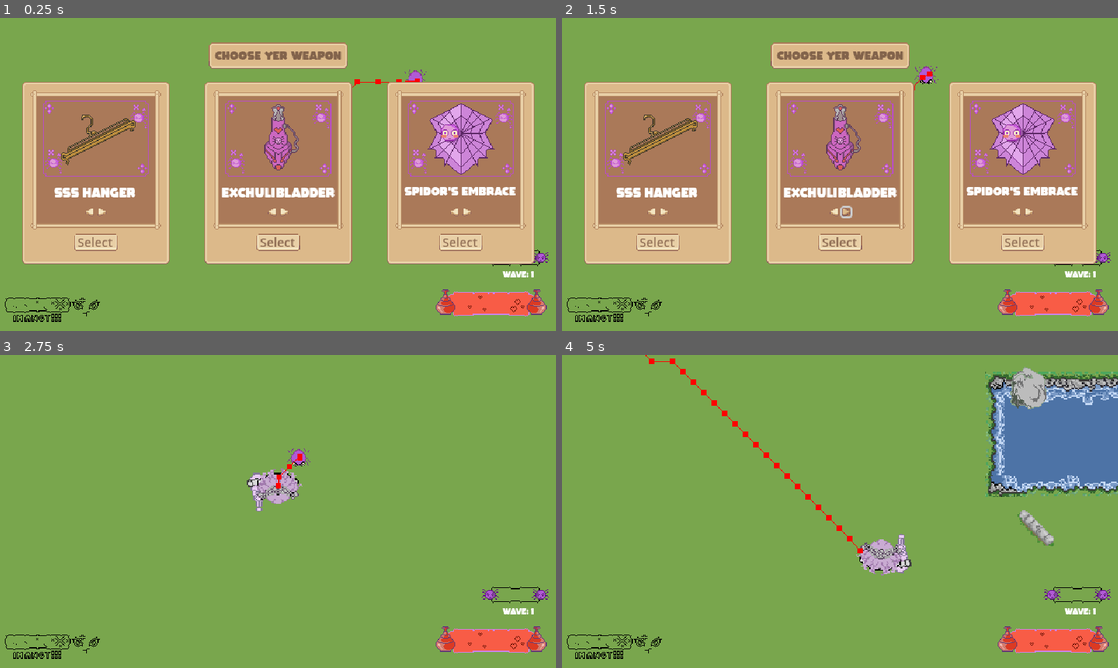
Above: before the commit, frames 1-4 (two rows, left to right).
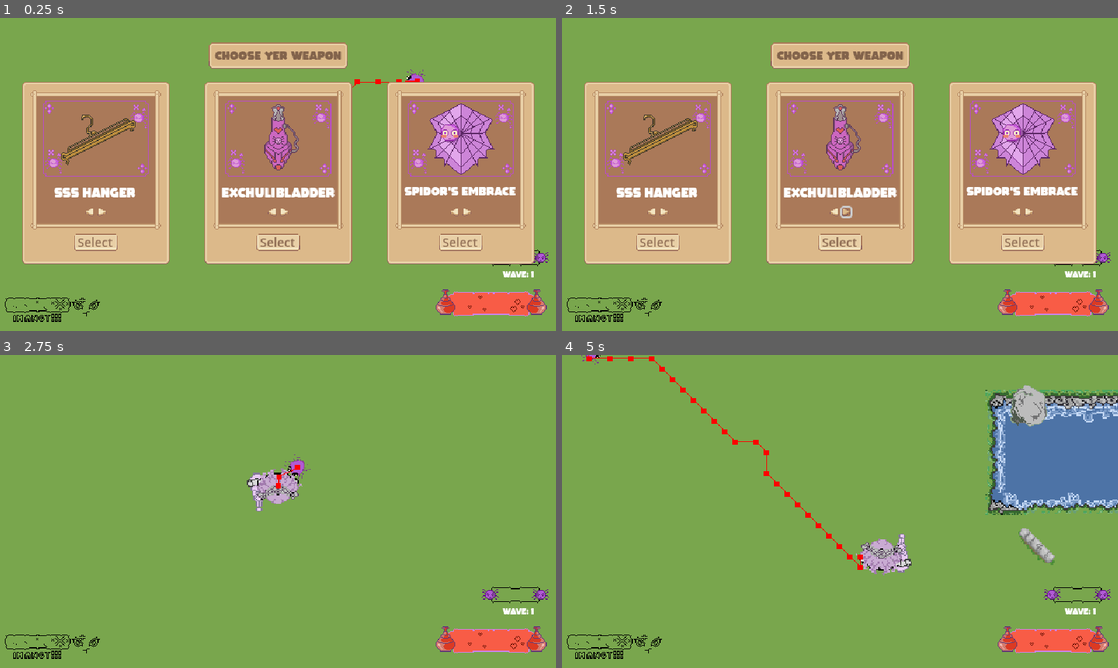
Above: after the commit, the same moments.

Repository: the-kureitibu/buckosGoneNutsGame
Game: Godot game, scene res://scenes/Scenes/level.tscn
Same seed, same stepped clock (60 frames per second), same inputs: the game is played once before the commit and once after it.
Inputs (mouse positions are in pixels of both pictures, inside the frame that each line leads up to):
- Up to frame 1 (0.25 s): no input
- Up to frame 2 (1.5 s): click (834, 212) at 0.52 s; click (845, 212) at 1.27 s
- Up to frame 3 (2.75 s): click "Select" at 2 s
- Up to frame 4 (5 s): move the mouse to (962, 495) at 2.77 s; hold D (right) 2.78-3.53 s; tap W (top) at 2.85, 3.6, 4.35 s; move the mouse to (728, 527) at 3.52 s; hold S (down) 3.53-4.28 s; move the mouse to (895, 442) at 4.27 s; hold D (right) from 4.28 s (still down)

The runs differ from the first frame. In frame 1, less than 0.1% of the frame differs, in the area x 72-77%, y 16-21%; in frame 2, 0.1%; in frame 3, 0.2%; in frame 4, 7.4%, in the area x 3-100%, y 0-71%.

Commit message:
Added dash as an attack to Bucko/Updated ReadME

Diff:
--- a/scenes/Scenes/bucko.gd
+++ b/scenes/Scenes/bucko.gd
@@ -1,20 +1,73 @@
 extends CharacterBody2D
 
 var speed = 50
+var can_dash: bool = true
+var is_dashing: bool = false
+var dash_speed_multiplier = 5.0
+
+@export var buckoN: Sprite2D
+@export var buckoD: Sprite2D
 @export var target_dir: Node2D
 @onready var nav_agent := $NavigationAgent2D as NavigationAgent2D
+
+
 
 func _ready() -> void:
 	pass
 
-func _physics_process(_delta: float) -> void:
-	var direction = to_local(nav_agent.get_next_path_position()).normalized()
+func object_visibility(object):
+	if object.visible == true:
+		object.visible = false
+	else:
+		object.visible = true
 
-	velocity = direction * speed
+func _physics_process(_adelta: float) -> void:
+	#var direction = to_local(nav_agent.get_next_path_position()).normalized()
+
+	var next_path_position = nav_agent.get_next_path_position()
+	var direction = (next_path_position - global_position).normalized()
+
+	if is_dashing:
+		velocity = direction * speed * dash_speed_multiplier
+	else:
+		velocity = direction * speed
+
+	if direction != Vector2.ZERO:
+		if is_dashing:
+			$AnimationPlayer.play("bucko_dash")
+		else:
+			$AnimationPlayer.play("bucko_walk")
+
 	move_and_slide()
+	look_at(next_path_position)
 
 func make_path():
-	nav_agent.target_position = target_dir.global_position
+	if target_dir and target_dir.is_inside_tree():
+		nav_agent.target_position = target_dir.global_position
+	else:
+		print("Warning: target_dir is not valid or not in the scene tree.")
 
 func _on_locate_timer_timeout() -> void:
 	make_path()
+
+
+
+func _on_area_2d_body_entered(_body: Node2D) -> void:
+
+	if can_dash:
+		is_dashing = true
+		object_visibility(buckoD)
+		object_visibility(buckoN)
+		can_dash = false
+		$DashDisableTimer.start()
+
+
+func _on_dash_disable_timer_timeout() -> void:
+	$DashEnableTimer.start()
+	object_visibility(buckoN)
+	object_visibility(buckoD)
+	is_dashing = false
+
+func _on_dash_enable_timer_timeout() -> void:
+	can_dash = true
+	print('can dash again')
--- a/scenes/Scenes/bucko.tscn
+++ b/scenes/Scenes/bucko.tscn
@@ -1,22 +1,107 @@
-[gd_scene load_steps=4 format=3 uid="uid://8j44qxvxmtgy"]
+[gd_scene load_steps=9 format=3 uid="uid://8j44qxvxmtgy"]
 
-[ext_resource type="Texture2D" uid="uid://i0opbi3tfwtr" path="res://Assets/Enemies/bucko_base.png" id="1_bs8vt"]
 [ext_resource type="Script" uid="uid://c8xsk2cowyilq" path="res://scenes/Scenes/bucko.gd" id="1_p48ci"]
+[ext_resource type="Texture2D" uid="uid://bpu5h32y5tk2h" path="res://Assets/Enemies/buckos_animation_sprite.png" id="2_p48ci"]
 
 [sub_resource type="CircleShape2D" id="CircleShape2D_p48ci"]
 radius = 5.0
 
-[node name="Bucko" type="CharacterBody2D"]
+[sub_resource type="CircleShape2D" id="CircleShape2D_i3jya"]
+radius = 95.0474
+
+[sub_resource type="Animation" id="Animation_i3jya"]
+resource_name = "bucko_walk"
+length = 1.2
+tracks/0/type = "value"
+tracks/0/imported = false
+tracks/0/enabled = true
+tracks/0/path = NodePath(".:frame")
+tracks/0/interp = 1
+tracks/0/loop_wrap = true
+tracks/0/keys = {
+"times": PackedFloat32Array(0.0333333, 0.25, 0.5, 0.75),
+"transitions": PackedFloat32Array(1, 1, 1, 1),
+"update": 1,
+"values": [0, 1, 2, 3]
+}
+
+[sub_resource type="Animation" id="Animation_uwvkr"]
+length = 0.001
+tracks/0/type = "value"
+tracks/0/imported = false
+tracks/0/enabled = true
+tracks/0/path = NodePath(".:frame")
+tracks/0/interp = 1
+tracks/0/loop_wrap = true
+tracks/0/keys = {
+"times": PackedFloat32Array(0),
+"transitions": PackedFloat32Array(1),
+"update": 1,
+"values": [0]
+}
+tracks/1/type = "value"
+tracks/1/imported = false
+tracks/1/enabled = true
+tracks/1/path = NodePath("../BuckoDash:frame")
+tracks/1/interp = 1
+tracks/1/loop_wrap = true
+tracks/1/keys = {
+"times": PackedFloat32Array(0),
+"transitions": PackedFloat32Array(1),
+"update": 1,
+"values": [0]
+}
+
+[sub_resource type="Animation" id="Animation_yyfdn"]
+resource_name = "bucko_dash"
+length = 1.2
+tracks/0/type = "value"
+tracks/0/imported = false
+tracks/0/enabled = true
+tracks/0/path = NodePath("../BuckoDash:frame")
+tracks/0/interp = 1
+tracks/0/loop_wrap = true
+tracks/0/keys = {
+"times": PackedFloat32Array(0, 0.25, 0.5, 0.75),
+"transitions": PackedFloat32Array(1, 1, 1, 1),
+"update": 1,
+"values": [0, 1, 2, 3]
+}
+
+[sub_resource type="AnimationLibrary" id="AnimationLibrary_g05l4"]
+_data = {
+&"RESET": SubResource("Animation_uwvkr"),
+&"bucko_dash": SubResource("Animation_yyfdn"),
+&"bucko_walk": SubResource("Animation_i3jya")
+}
+
+[node name="Bucko" type="CharacterBody2D" node_paths=PackedStringArray("buckoN", "buckoD")]
 collision_layer = 2
 collision_mask = 31
 motion_mode = 1
 wall_min_slide_angle = 0.0
 script = ExtResource("1_p48ci")
+buckoN = NodePath("BuckoNorm")
+buckoD = NodePath("BuckoDash")
 
-[node name="Sprite2D" type="Sprite2D" parent="."]
+[node name="BuckoNorm" type="Sprite2D" parent="."]
 position = Vector2(-4.76837e-07, -2.38419e-07)
+rotation = -1.5708
 scale = Vector2(0.316406, 0.328125)
-texture = ExtResource("1_bs8vt")
+texture = ExtResource("2_p48ci")
+hframes = 4
+region_enabled = true
+region_rect = Rect2(0, 191, 256, 62)
+
+[node name="BuckoDash" type="Sprite2D" parent="."]
+visible = false
+position = Vector2(-4.76837e-07, -2.38419e-07)
+rotation = -1.5708
+scale = Vector2(0.316406, 0.328125)
+texture = ExtResource("2_p48ci")
+hframes = 4
+region_enabled = true
+region_rect = Rect2(0, 134, 256, 51)
 
 [node name="CollisionShape2D" type="CollisionShape2D" parent="."]
 shape = SubResource("CircleShape2D_p48ci")
@@ -30,4 +115,30 @@
 wait_time = 0.1
 autostart = true
 
+[node name="DashDisableTimer" type="Timer" parent="."]
+wait_time = 0.3
+one_shot = true
+
+[node name="DashEnableTimer" type="Timer" parent="."]
+wait_time = 5.0
+one_shot = true
+
+[node name="Area2D" type="Area2D" parent="."]
+visible = false
+collision_layer = 2
+monitorable = false
+
+[node name="CollisionShape2D" type="CollisionShape2D" parent="Area2D"]
+shape = SubResource("CircleShape2D_i3jya")
+
+[node name="AnimationPlayer" type="AnimationPlayer" parent="."]
+root_node = NodePath("../BuckoNorm")
+libraries = {
+&"": SubResource("AnimationLibrary_g05l4")
+}
+
 [connection signal="timeout" from="LocateTimer" to="." method="_on_locate_timer_timeout"]
+[connection signal="timeout" from="DashDisableTimer" to="." method="_on_dash_timer_timeout"]
+[connection signal="timeout" from="DashDisableTimer" to="." method="_on_dash_disable_timer_timeout"]
+[connection signal="timeout" from="DashEnableTimer" to="." method="_on_dash_enable_timer_timeout"]
+[connection signal="body_entered" from="Area2D" to="." method="_on_area_2d_body_entered"]
Binary file added: scenes/buckos_animation_sprite.png
Not shown, changed: README.md
